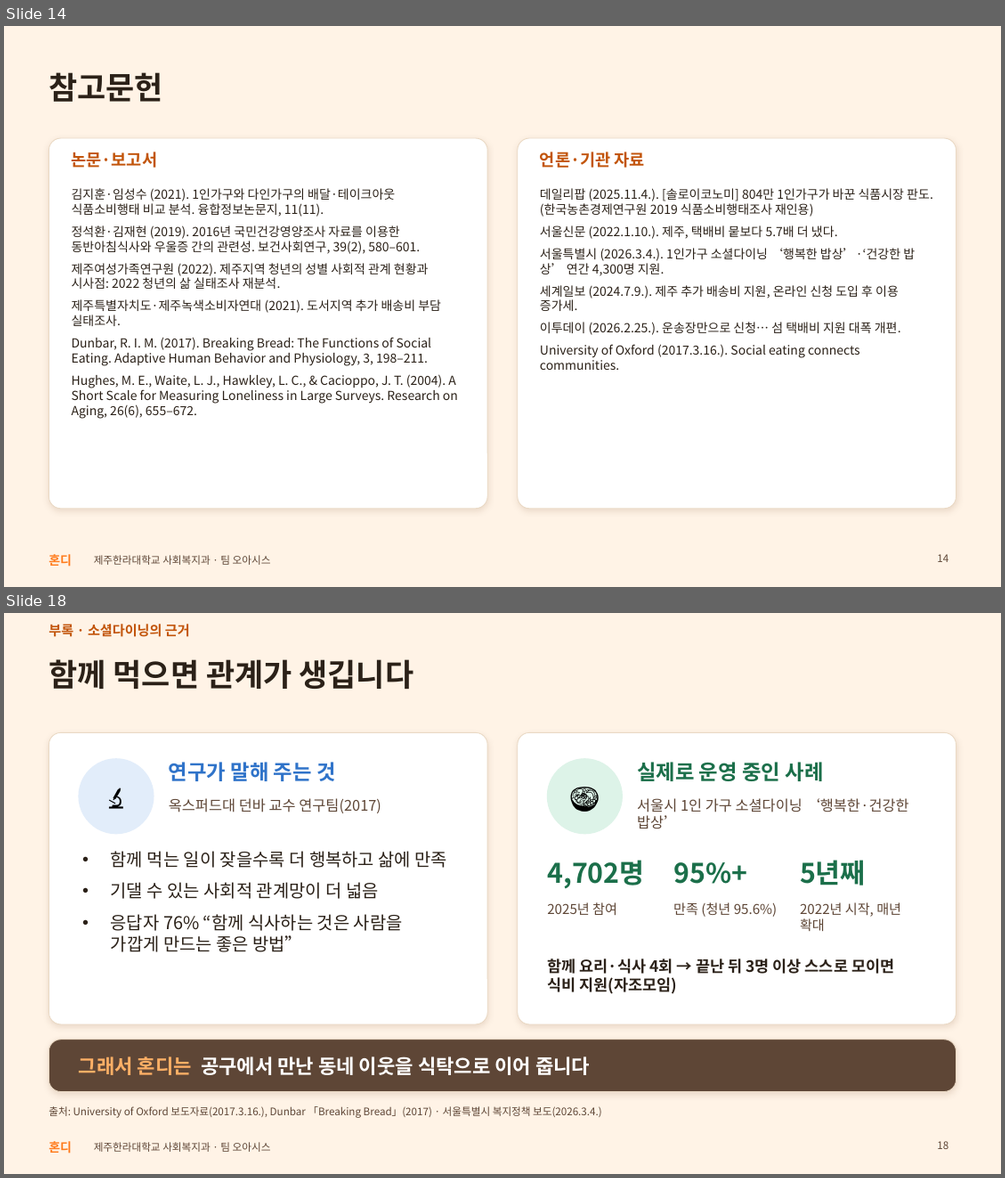
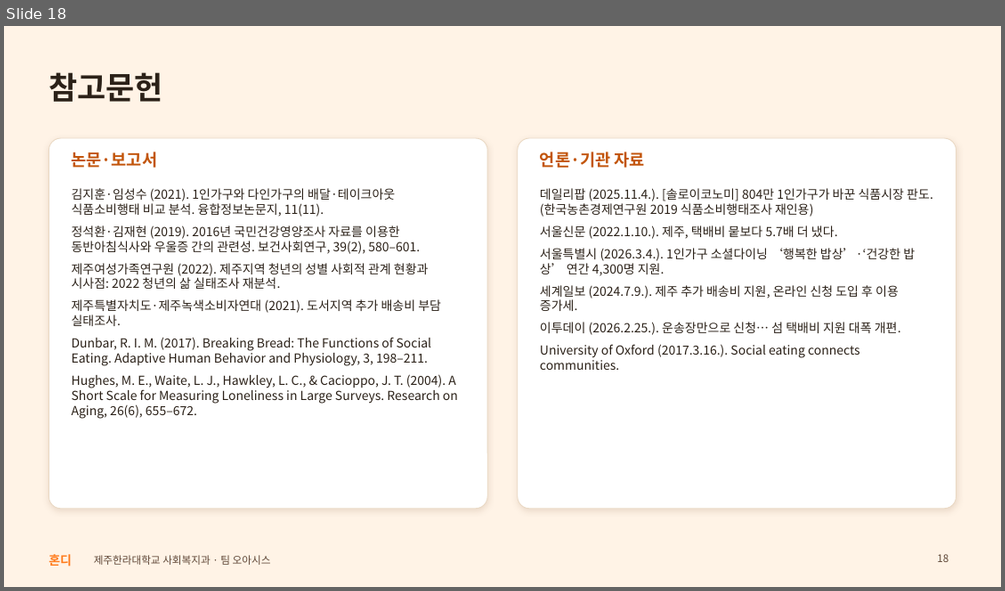
Before and after one commit to oasishondi/oasishondi.github.io, a slide deck: print/Hondi_presentation.pptx. Shown one above the other, each under a label of ours: slides 14 and 18 before the commit, slide 18 after it; the slides between them are not shown. The pictures are 1005x1178 and 1005x591 pixels, drawn with LibreOffice and Linux fonts; fonts in the diff are those of the drawing. Boxes give left, top, right and bottom in pixels: in the first picture for what was removed or moved away, otherwise in the second. Text is boxed around its words. In the diff, an @@ line names an element or a change of style, - is before the commit and + after.

```diff
--- a/print/Hondi_presentation.pptx
+++ b/print/Hondi_presentation.pptx
@@ slide 18 removed at box(4, 613, 1001, 1174), background #FFF3E6; not listed: 2 template elements that a slide beside it also shows @@
@@ text removed at box(48, 624, 190, 637) @@
-부록 · 소셜다이닝의 근거
@@ title removed at box(48, 659, 414, 689) @@
-함께 먹으면 관계가 생깁니다
@@ rounded rectangle removed at box(48, 732, 488, 1024) @@
@@ rounded rectangle removed at box(518, 732, 956, 1024) @@
@@ ellipse removed at box(79, 759, 154, 834) @@
@@ text removed at box(79, 759, 154, 834) @@
-🔬
@@ text removed at box(169, 762, 335, 781) @@
-연구가 말해 주는 것
@@ ellipse removed at box(548, 759, 623, 834) @@
@@ text removed at box(548, 759, 623, 834) @@
-🍲
@@ text removed at box(637, 762, 824, 781) @@
-실제로 운영 중인 사례
@@ text removed at box(169, 798, 381, 813) @@
-옥스퍼드대 던바 교수 연구팀(2017)
@@ text removed at box(637, 798, 909, 829) @@
-서울시 1인 가구 소셜다이닝 ‘행복한·건강한 밥상’
@@ text removed at box(111, 851, 448, 952) @@
-• 함께 먹는 일이 잦을수록 더 행복하고 삶에 만족
-• 기댈 수 있는 사회적 관계망이 더 넓음
-• 응답자 76% “함께 식사하는 것은 사람을 가깝게 만드는 좋은 방법”
@@ text removed at box(547, 860, 644, 889) @@
-4,702명
@@ text removed at box(673, 862, 747, 884) @@
-95%+
@@ text removed at box(800, 860, 866, 885) @@
-5년째
@@ text removed at box(547, 902, 617, 916) @@
-2025년 참여
@@ text removed at box(673, 902, 777, 916) @@
-만족 (청년 95.6%)
@@ text removed at box(800, 902, 901, 931) @@
-2022년 시작, 매년 확대
@@ text removed at box(547, 958, 894, 994) @@
-함께 요리·식사 4회 → 끝난 뒤 3명 이상 스스로 모이면 식비 지원(자조모임)
@@ rounded rectangle removed at box(48, 1039, 956, 1092) @@
@@ text removed at box(79, 1056, 590, 1075) @@
-그래서 혼디는 공구에서 만난 동네 이웃을 식탁으로 이어 줍니다
@@ text removed at box(48, 1106, 602, 1118) @@
-출처: University of Oxford 보도자료(2017.3.16.), Dunbar 「Breaking Bread」(2017) · 서울특별시 복지정책 보도(2026.3.4.)
@@ page number removed at box(937, 1141, 948, 1149) @@
-18
@@ what was slide 14 is now slide 18 @@
@@ page number at box(937, 554, 948, 562): text changed @@
-14
+18
```
Also in this commit, not shown: 11 slides changed, 5 other slides removed, 2 other files.
